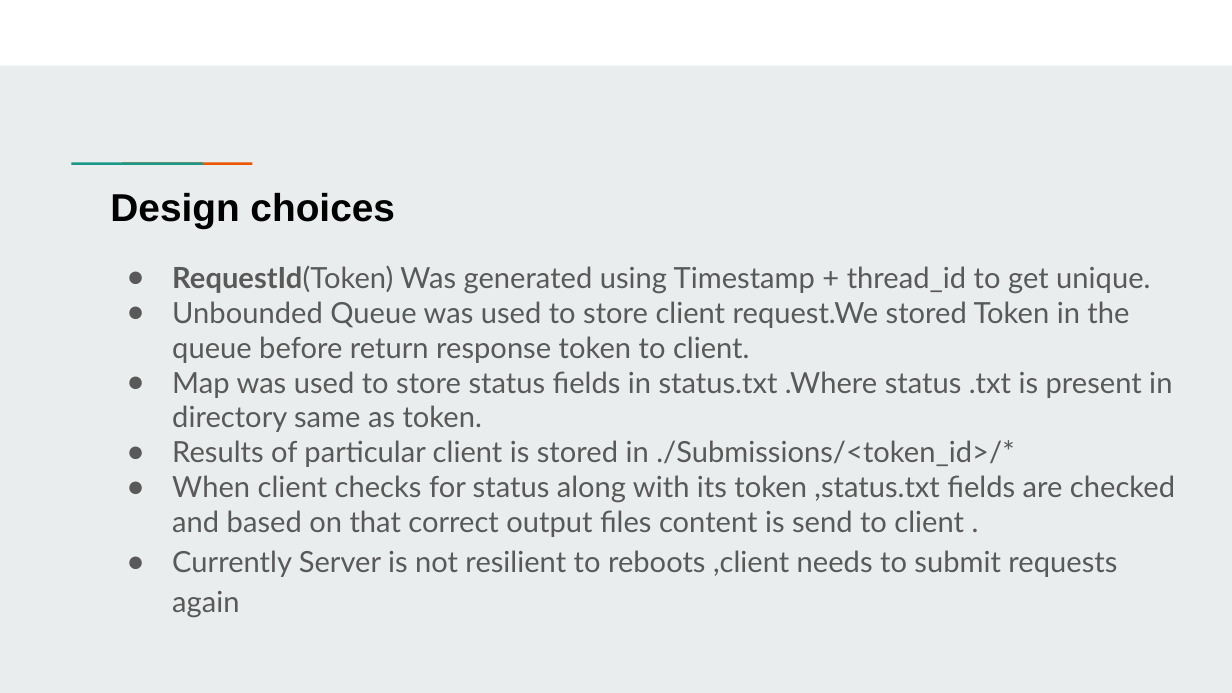
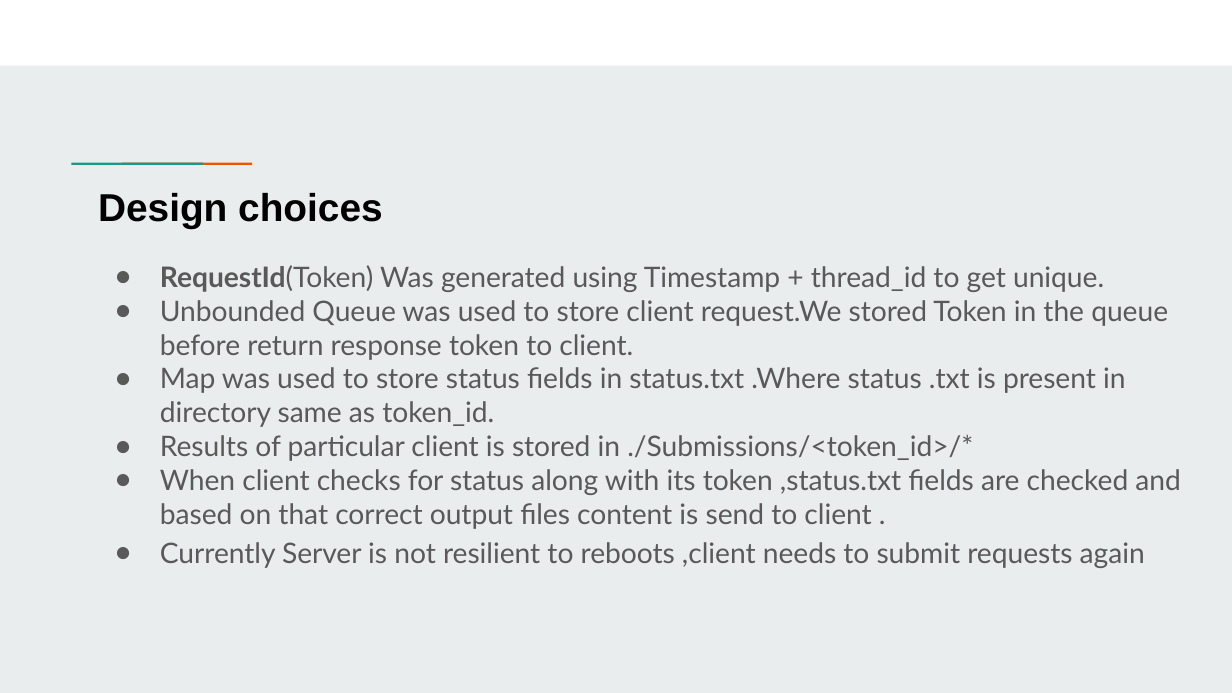
Before and after one commit to irshadkhan2019/grading-server, a slide deck: slide 7 of presentation/Decs ppt.pptx (slide 4 before the commit). Drawn at 1232x693 pixels with LibreOffice and Linux fonts; fonts in the diff are those of the drawing. Boxes give left, top, right and bottom in pixels: in the first picture for what was removed or moved away, otherwise in the second. Text is boxed around its words. In the diff, an @@ line names an element or a change of style, - is before the commit and + after.

Commit message:
updating ppt

```diff
--- a/presentation/Decs ppt.pptx
+++ b/presentation/Decs ppt.pptx
@@ rectangle: place and size @@
-rectangle at [112, 160, 163, 166]
+rectangle at [71, 162, 203, 164]
@@ title "Design choices": place and size @@
-title "Design choices" at [110, 193, 395, 228]
+title "Design choices" at [98, 193, 383, 228]
@@ rectangle: place and size @@
-rectangle at [161, 160, 212, 166]
+rectangle at [122, 163, 253, 165]
@@ subtitle at [160, 265, 1181, 568]: size 17 to 16.5 pt in "RequestId(Token) Was generated using Timestamp + thread_id ...", "Unbounded Queue was used to store client ...", "Results of particular client is stored in ...", "When client checks for status along with ..." and 1 more places @@
@@ subtitle at [160, 367, 1126, 427]: text changed; size 17 to 16.5 pt @@
-● Map was used to store status fields in status.txt .Where status .txt is present in directory same as token.
+● Map was used to store status fields in status.txt .Where status .txt is present in directory same as token_id.
```
Also in this commit, not shown: 7 other slides changed, 4 slides added, 1 slide removed, 2 other files.
